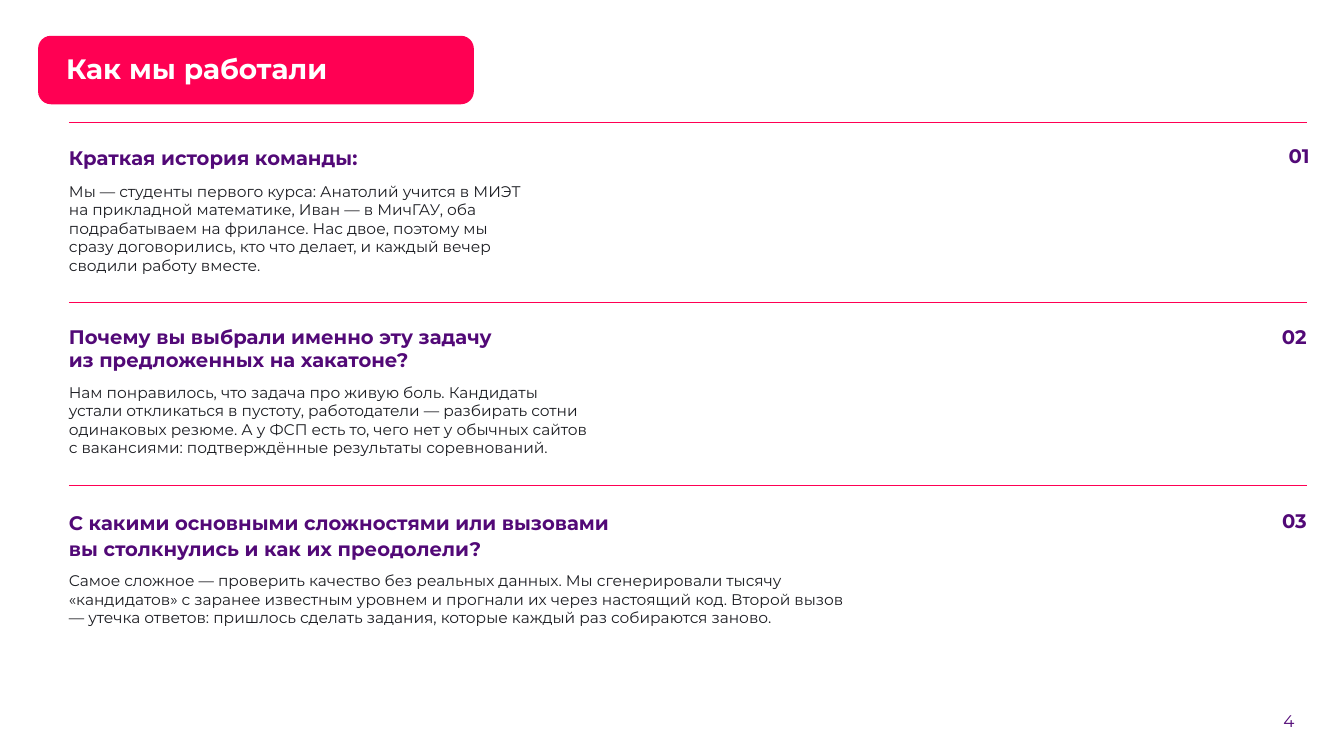
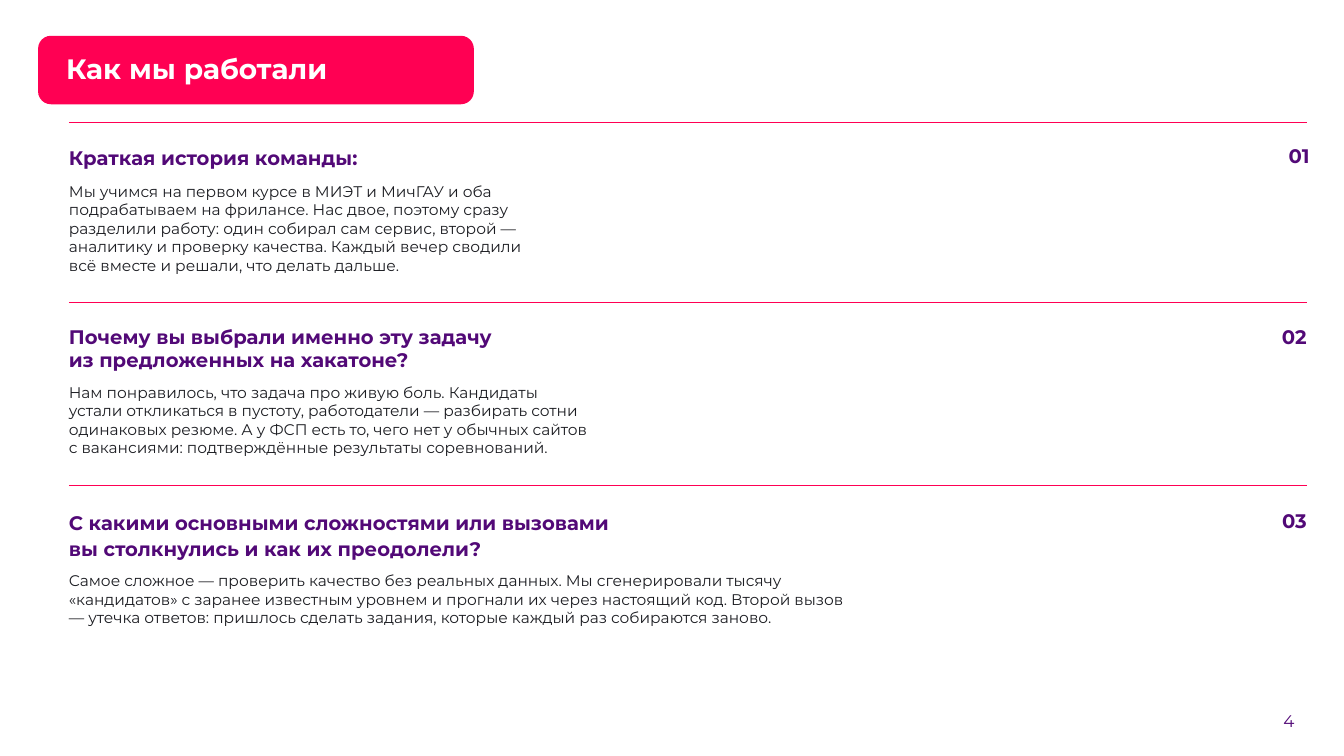
Before and after one commit to Mi5tR/FSP_Hackathon, a slide deck: slide 4 of docs/ФСП_Карьера_презентация.pptx. Drawn at 1344x756 pixels with LibreOffice and Linux fonts; fonts in the diff are those of the drawing; background and template pictures are left out. Boxes give left, top, right and bottom in pixels: in the first picture for what was removed or moved away, otherwise in the second. Text is boxed around its words. In the diff, an @@ line names an element or a change of style, - is before the commit and + after.

Commit message:
Презентация: слайд 4 — история команды от первого лица

```diff
--- a/docs/ФСП_Карьера_презентация.pptx
+++ b/docs/ФСП_Карьера_презентация.pptx
@@ text at box(69, 185, 521, 274): text changed @@
-Мы — студенты первого курса: Анатолий учится в МИЭТ на прикладной математике, Иван — в МичГАУ, оба подрабатываем на фрилансе. Нас двое, поэтому мы сразу договорились, кто что делает, и каждый вечер сводили работу вместе.
+Мы учимся на первом курсе в МИЭТ и МичГАУ и оба подрабатываем на фрилансе. Нас двое, поэтому сразу разделили работу: один собирал сам сервис, второй — аналитику и проверку качества. Каждый вечер сводили всё вместе и решали, что делать дальше.
```
